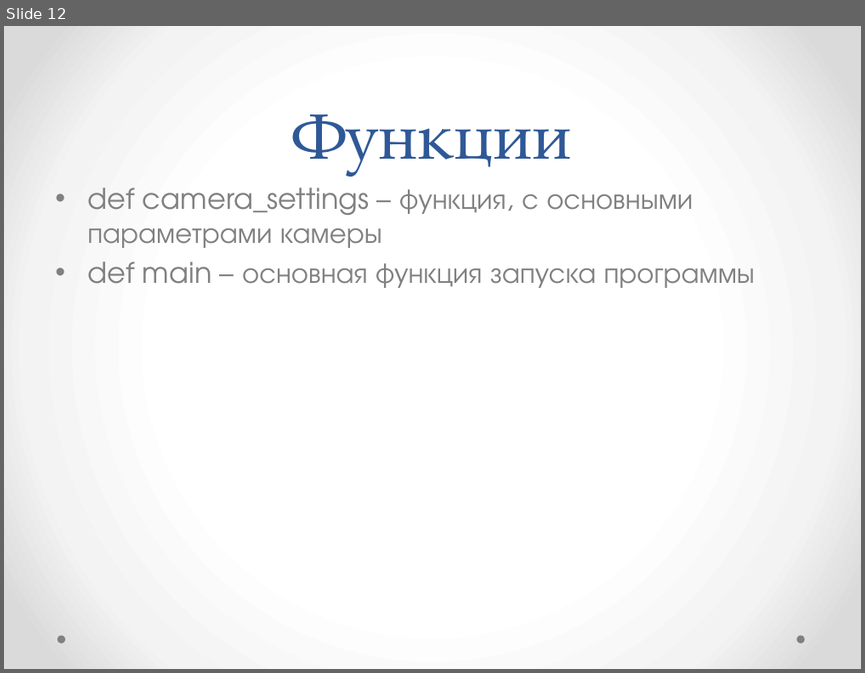
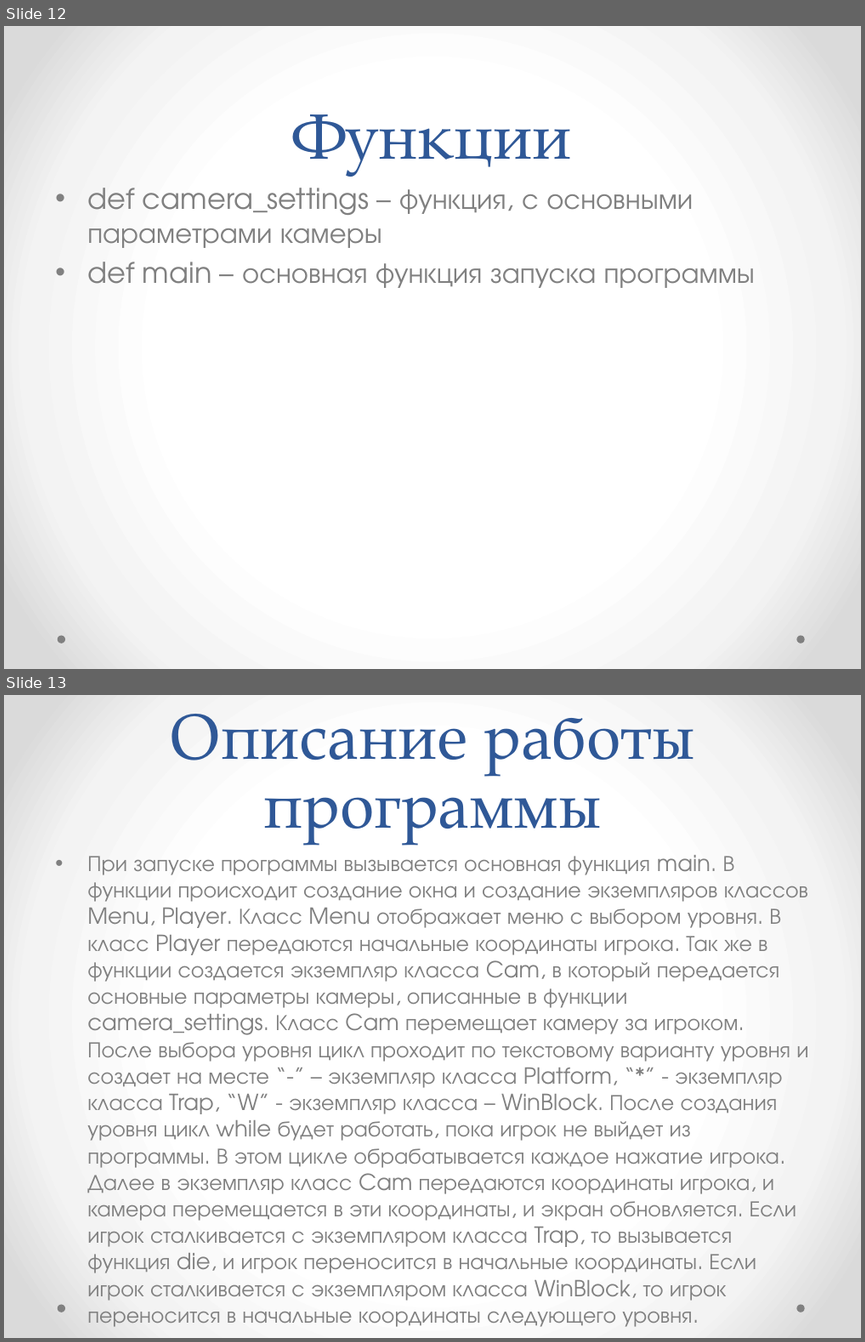
Before and after one commit to Darmoon420/PyGame, a slide deck: Марио.pptx. Shown one above the other, each under a label of ours: slide 12 before the commit, slides 12 and 13 after it. The pictures are 865x673 and 865x1342 pixels, drawn with LibreOffice and Linux fonts; fonts in the diff are those of the drawing. Boxes give left, top, right and bottom in pixels: in the first picture for what was removed or moved away, otherwise in the second. Text is boxed around its words. In the diff, an @@ line names an element or a change of style, - is before the commit and + after.

```diff
--- a/Марио.pptx
+++ b/Марио.pptx
@@ slide 13 added at box(4, 695, 861, 1338), background gradient #FFFFFF to #F4F4F4 to #DADADA; not listed: 2 template elements that a slide beside it also shows @@
@@ title added at box(170, 714, 695, 843), 54 pt, text #2F5897 @@
+Описание работы программы
@@ text added at box(87, 855, 808, 1322), 18.6 pt, text #808080 @@
+• При запуске программы вызывается основная функция main. В функции происходит создание окна и создание экземпляров классов Menu, Player. Класс Menu отображает меню с выбором уровня. В класс Player передаются начальные координаты игрока. Так же в функции создается экземпляр класса Cam, в который передается основные параметры камеры, описанные в функции camera_settings. Класс Cam перемещает камеру за игроком. После выбора уровня цикл проходит по текстовому варианту уровня и создает на месте “-” – экземпляр класса Platform, “*” - экземпляр класса Trap, “W” - экземпляр класса – WinBlock. После создания уровня цикл while будет работать, пока игрок не выйдет из программы. В этом цикле обрабатывается каждое нажатие игрока. Далее в экземпляр класс Cam передаются координаты игрока, и камера перемещается в эти координаты, и экран обновляется. Если игрок сталкивается с экземпляром класса Trap, то вызывается функция die, и игрок переносится в начальные координаты. Если игрок сталкивается с экземпляром класса WinBlock, то игрок переносится в начальные координаты следующего уровня.
```
Also in this commit, not shown: 1 other file.
